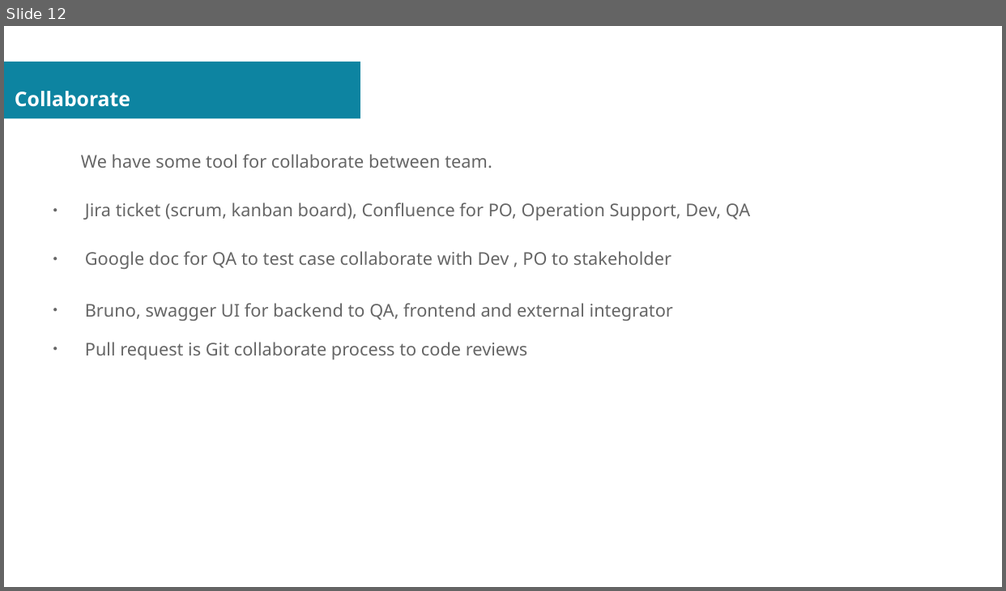
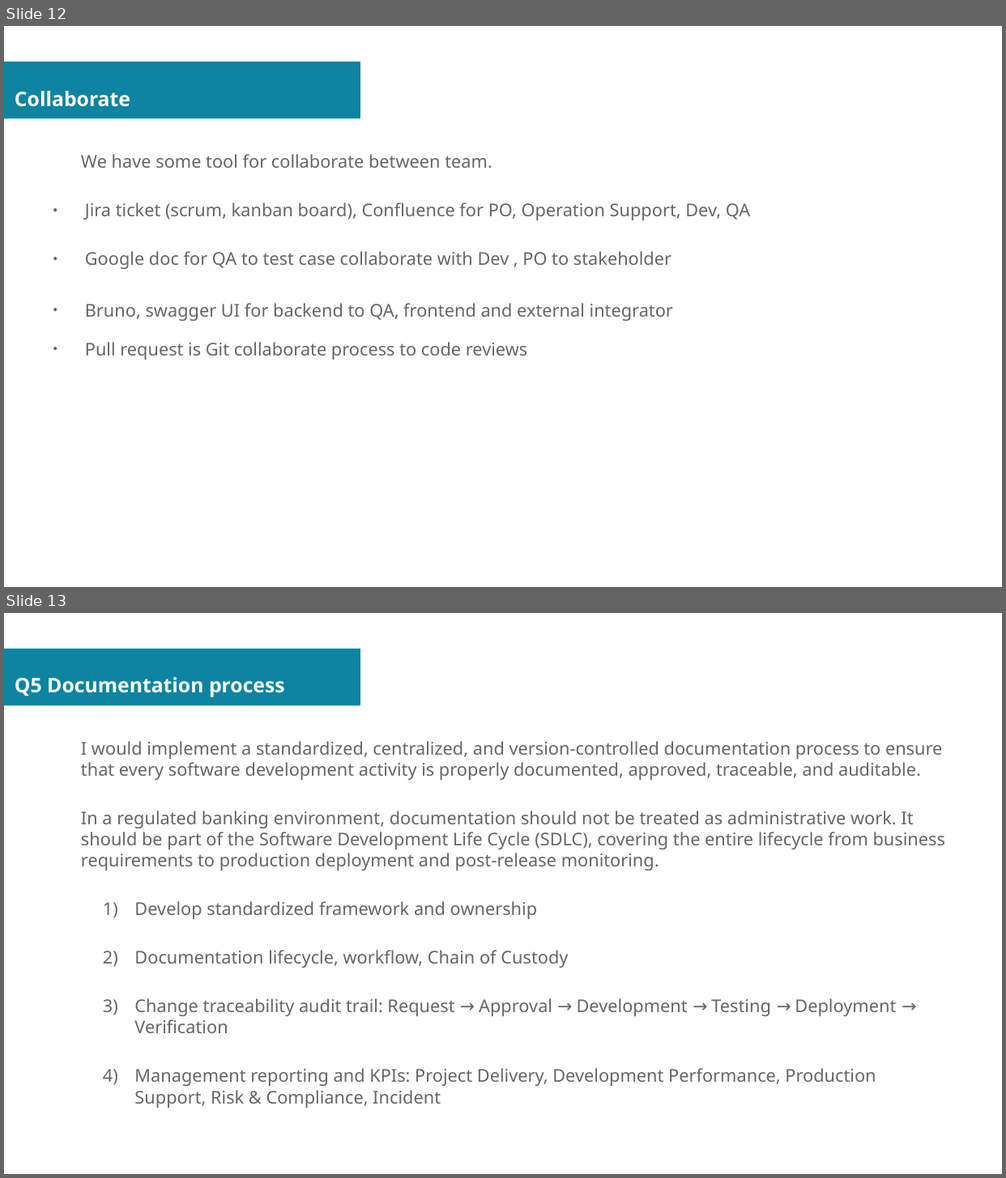
Before and after one commit to sovannotychea/ori-test, a slide deck: docs/01.odp. Shown one above the other, each under a label of ours: slide 12 before the commit, slides 12 and 13 after it. The pictures are 1006x591 and 1006x1178 pixels, drawn with LibreOffice and Linux fonts; fonts in the diff are those of the drawing. Boxes give left, top, right and bottom in pixels: in the first picture for what was removed or moved away, otherwise in the second. Text is boxed around its words. In the diff, an @@ line names an element or a change of style, - is before the commit and + after.

```diff
--- a/docs/01.odp
+++ b/docs/01.odp
@@ slide 13 added at (4, 613, 1002, 1174), background #FFFFFF; not listed: 1 template element that a slide beside it also shows @@
@@ title added at (15, 677, 285, 697), 16 pt, text #FFFFFF, bold @@
+Q5 Documentation process
@@ text added at (81, 741, 945, 1108), 14 pt, text #666666 @@
+I would implement a standardized, centralized, and version-controlled documentation process to ensure that every software development activity is properly documented, approved, traceable, and auditable.
+In a regulated banking environment, documentation should not be treated as administrative work. It should be part of the Software Development Life Cycle (SDLC), covering the entire lifecycle from business requirements to production deployment and post-release monitoring.
+  1) Develop standardized framework and ownership
+  2) Documentation lifecycle, workflow, Chain of Custody
+  3) Change traceability audit trail: Request → Approval → Development → Testing → Deployment → Verification
+  4) Management reporting and KPIs: Project Delivery, Development Performance, Production Support, Risk & Compliance, Incident
```
Also in this commit, not shown: 1 slide changed, 1 other slide added, 1 other file.
